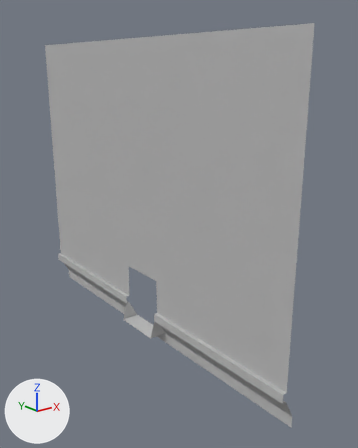
Renders of the FBX model Old World/Assets/Old World/Props and Mechanics/Rooms/Modules/Wall_Planar20x15h_wDoor.fbx from each side of a commit.
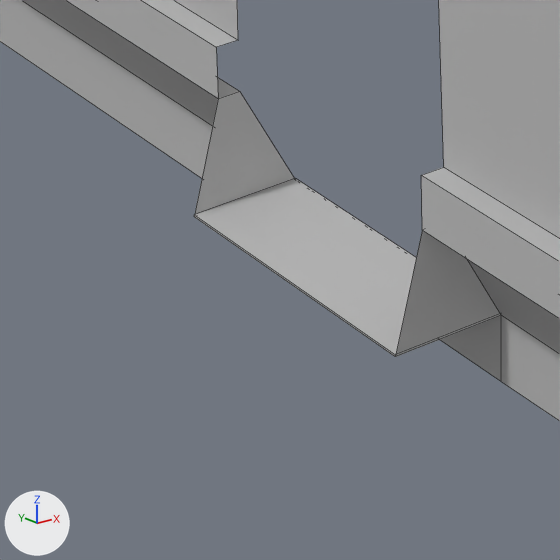
Each version appears first whole from a 50 mm camera at (-13.84, -10.46, 13.63) aimed at (1.33, 8.49, 6.05), and next in a close-up on the part from 27% to 48% of the width and 65% to 82% of the height. Arrows for +X, +Y and +Z are at lower left; the lights stay in place. The close-ups show mesh edges as thin lines. Where no turn or scale is listed for an object, it has been applied to the vertices.

The scene before the commit, as lines of its bpy script (objects in view):
```python
me_mesh = bpy.data.meshes.new('Mesh')
me_mesh.from_pydata(...)  # 38 vertices, 23 faces; spans x -0.5..0.5, y 0.0..20.0, z -0.6..15.0
# faces by material slot: [11, 7, 2, 3]
me_mesh.materials.append(mat_wall_end_mat)  # grey #bcbcbc
me_mesh.materials.append(mat_wall_mat)  # grey #bcbcbc
me_mesh.materials.append(mat_wall_light_mat)  # grey #bcbcbc
me_mesh.materials.append(mat_lambert1)  # grey #bcbcbc
# before: 15 (0.5, 8.7, 0.0) at pixel (501, 315), 26 (0.5, 11.3, 0.0), 32 (-0.5, 8.7, 0.0) at pixel (395, 356), 33 (-0.5, 11.3, 0.0) at pixel (194, 216), 34 (0.5, 8.7, 0.0) at pixel (501, 313)
# before: 35 (0.5, 11.3, 0.0) at pixel (295, 178), 36 (-0.5, 11.3, 0.0) at pixel (194, 214), 37 (-0.5, 8.7, 0.0) at pixel (395, 354)
ob_wall_planar20x15h_wdoor = bpy.data.objects.new('Wall_Planar20x15h_wDoor', me_mesh)
ob_wall_planar20x15h_wdoor.location = (0.0, 0.0, 0.0)
```
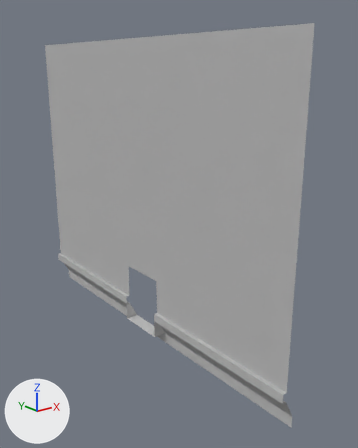
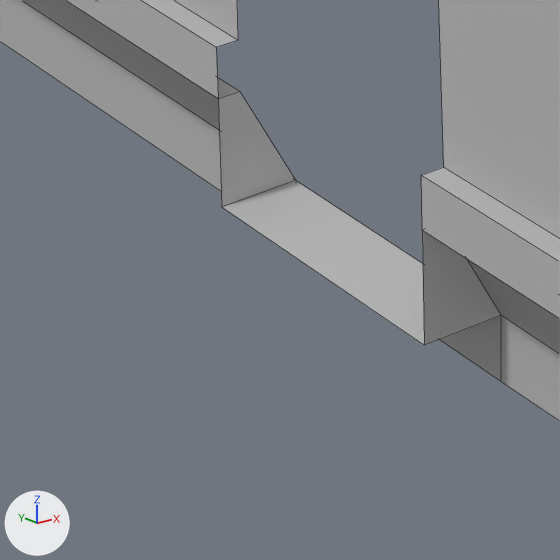
Diff of the bpy script that builds the scene:
```diff
--- a/Old World/Assets/Old World/Props and Mechanics/Rooms/Modules/Wall_Planar20x15h_wDoor.fbx.py
+++ b/Old World/Assets/Old World/Props and Mechanics/Rooms/Modules/Wall_Planar20x15h_wDoor.fbx.py
@@ me_mesh @@
 me_mesh.from_pydata(...)  # 38 vertices, 23 faces; spans x -0.5..0.5, y 0.0..20.0, z -0.6..15.0
 # used by ob_wall_planar20x15h_wdoor; location = (0.0, 0.0, 0.0)
 # verts and faces of me_mesh; kept vertices keep their numbers, new ones are numbered from 38
+# me_mesh part 1
+delete_vertices([*range(34, 38)])  # with the faces that use them
+verts[32] = (-0.2, 8.7, 0.0)  # moved, pixel (424, 345)
+verts[33] = (-0.2, 11.3, 0.0)  # moved, pixel (221, 207)
+faces += [(15, 26, 33, 32)]  # mat_wall_end_mat (grey #bcbcbc)
 me_mesh.materials.append(mat_wall_end_mat)
@@ me_mesh @@
 me_mesh.materials.append(mat_wall_light_mat)
-me_mesh.materials.append(mat_lambert1)  # grey #bcbcbc
```

Boxes (x1, y1, x2, y2) around the edits, measured in the close-ups (560 x 560 px):
part 1 of me_mesh, cut back: before (194, 91, 501, 357); after (218, 91, 501, 345)
